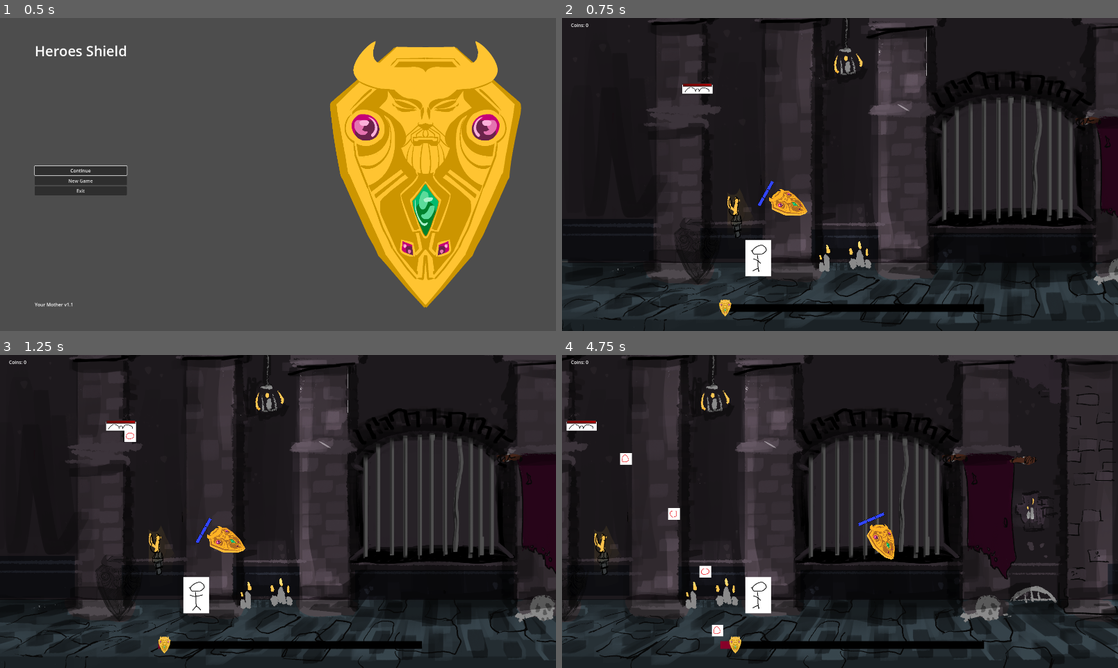
Above: before the commit, frames 1-4 (two rows, left to right).
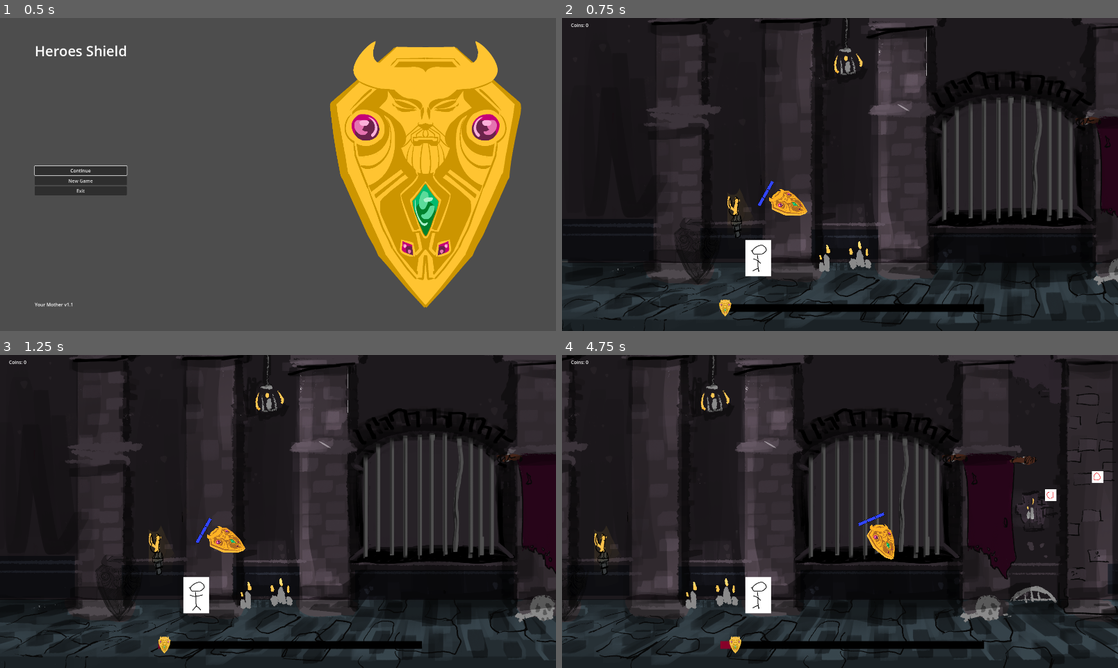
Above: after the commit, the same moments.

Repository: Cookie-Tin-Studios/Heroes-Shield
Game: Godot game, scene res://scenes/menu/main_menu.tscn
Two runs of this game, one before a commit and one after it. Both use one fixed random seed, a clock stepped at 60 frames per second and the inputs below.
Inputs (mouse positions are in pixels of both pictures, inside the frame that each line leads up to):
- Up to frame 1 (0.5 s): no input
- Up to frame 2 (0.75 s): click "New Game" at 0.5 s
- Up to frame 3 (1.25 s): no input
- Up to frame 4 (4.75 s): move the mouse to (962, 495) at 1.27 s; hold Right (ui_right) 1.28-2.03 s; click (962, 495) at 1.35 s; move the mouse to (728, 527) at 2.02 s; hold Down (ui_down) 2.03-2.78 s; click (728, 527) at 2.1 s; move the mouse to (895, 442) at 2.77 s; hold Right (ui_right) 2.78-3.53 s; click (895, 442) at 2.85 s; move the mouse to (812, 574) at 3.52 s; hold Up (ui_up) 3.53-4.28 s; click (812, 574) at 3.6 s; move the mouse to (1006, 558) at 4.27 s; hold Left (ui_left) from 4.28 s (still down); click (1006, 558) at 4.35 s

Frame 1 is identical in both runs. In frame 2, 0.2% of the frame differs, in the area x 21-28%, y 20-25%; in frame 3, 0.3%; in frame 4, 0.7%, in the area x 0-98%, y 20-90%.

Commit message:
Add a bat spawner

Diff:
--- a/scenes/main.tscn
+++ b/scenes/main.tscn
@@ -5,7 +5,7 @@
 [ext_resource type="PackedScene" uid="uid://cn3lii7exa78k" path="res://scenes/background.tscn" id="3_3s816"]
 [ext_resource type="PackedScene" uid="uid://dtj2jcj8eeq22" path="res://scenes/HUD.tscn" id="5_scp5s"]
 [ext_resource type="PackedScene" uid="uid://ei3etn0w5se4" path="res://scenes/menu/pause_menu.tscn" id="5_yooe3"]
-[ext_resource type="PackedScene" uid="uid://cagf0iwwh4c62" path="res://scenes/mob_bat.tscn" id="6_cpf26"]
+[ext_resource type="PackedScene" uid="uid://xsfmwuuxbm3h" path="res://scenes/spawners/bat_spawner.tscn" id="6_xgrp2"]
 
 [sub_resource type="GDScript" id="GDScript_81rl6"]
 script/source = "extends Node2D
@@ -34,6 +34,10 @@
 position = Vector2(1343, 1669)
 scale = Vector2(1.4, 1.4)
 
+[node name="SpawningZone" parent="Idiot_hero" instance=ExtResource("6_xgrp2")]
+position = Vector2(2208.57, -680)
+scale = Vector2(0.714286, 0.714286)
+
 [node name="Camera2D" type="Camera2D" parent="Idiot_hero"]
 position = Vector2(404.285, -412.143)
 scale = Vector2(0.714286, 6.22857)
@@ -52,6 +56,3 @@
 anchors_preset = 0
 offset_right = 40.0
 offset_bottom = 40.0
-
-[node name="Mob_bat" parent="." instance=ExtResource("6_cpf26")]
-position = Vector2(954, 465)
--- /dev/null
+++ b/scenes/spawners/bat_spawner.tscn
@@ -0,0 +1,13 @@
+[gd_scene load_steps=3 format=3 uid="uid://xsfmwuuxbm3h"]
+
+[ext_resource type="Script" path="res://scripts/spawners/bat_spawner.gd" id="1_aaagx"]
+
+[sub_resource type="RectangleShape2D" id="RectangleShape2D_bapfj"]
+size = Vector2(385.5, 230)
+
+[node name="SpawningZone" type="Area2D"]
+script = ExtResource("1_aaagx")
+
+[node name="CollisionShape2D" type="CollisionShape2D" parent="."]
+scale = Vector2(3, 3)
+shape = SubResource("RectangleShape2D_bapfj")
--- /dev/null
+++ b/scripts/spawners/bat_spawner.gd
@@ -0,0 +1,50 @@
+extends Area2D
+
+@export var mob_scene: PackedScene = preload("res://scenes/mob_bat.tscn")
+@export var spawn_interval: float = 2.0
+@export var max_mobs: int = 10
+
+var spawned_mobs: Array = []
+
+func _ready() -> void:
+	spawn_mob_timer()
+
+func spawn_mob_timer() -> void:
+	while true:
+		await get_tree().create_timer(spawn_interval).timeout
+		spawn_mob()
+
+func spawn_mob() -> void:
+	if not mob_scene:
+		push_warning("No mob_scene assigned in spawner.")
+		return
+	if spawned_mobs.size() >= max_mobs:
+		return
+
+	var mob_instance = mob_scene.instantiate()
+
+	# Instead of 'add_child', add to the main scene:
+	var main_scene = get_tree().get_current_scene()
+	main_scene.add_child(mob_instance)
+
+	# Randomize spawn position within the spawner’s CollisionShape2D (if present)
+	if $CollisionShape2D and $CollisionShape2D.shape:
+		var shape_extents = $CollisionShape2D.shape.extents
+		var random_offset = Vector2(
+			randf_range(-shape_extents.x, shape_extents.x),
+			randf_range(-shape_extents.y, shape_extents.y)
+		)
+		# Use the spawner’s global position plus the random offset
+		mob_instance.global_position = global_position + random_offset
+	else:
+		# Fallback if no shape:
+		mob_instance.global_position = global_position
+
+	spawned_mobs.append(mob_instance)
+
+	# Bind the mob_instance reference so we know which one exited
+	mob_instance.connect("tree_exited", Callable(self, "_on_mob_removed").bind(mob_instance))
+
+func _on_mob_removed(mob_instance: Node) -> void:
+	if mob_instance in spawned_mobs:
+		spawned_mobs.erase(mob_instance)
